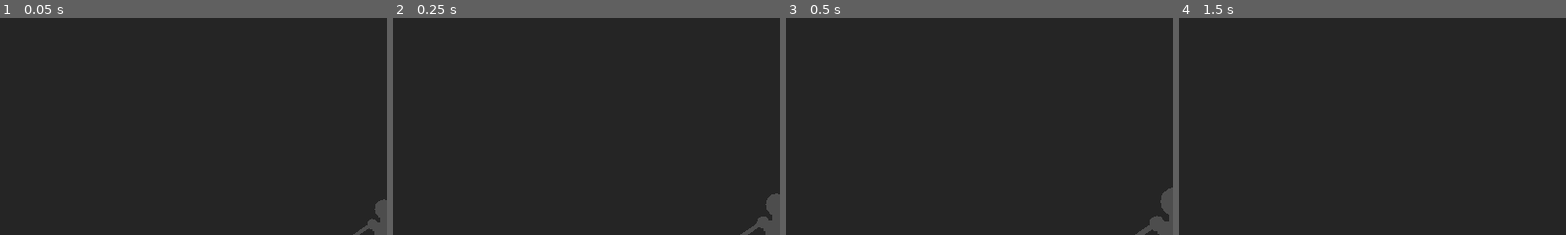
Above: before the commit, frames 1-4 (left to right).
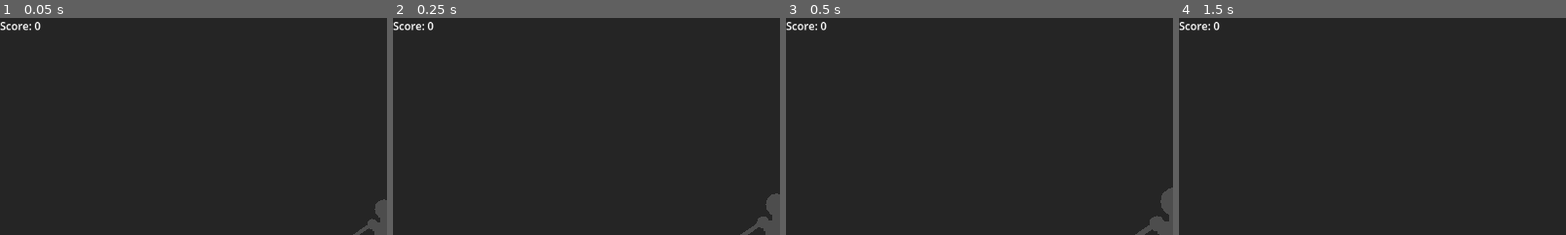
Above: after the commit, the same moments.

Repository: PrestonBrown1/3D-Game
Game: Godot game, scene res://game.tscn
The game is run twice, just before and just after one commit, with the same random seed, the same clock (stepped at 60 frames per second) and the same inputs.
Inputs (mouse positions are % of the whole screen's width and height, from its top left):
- Up to frame 1 (0.05 s): no input
- Up to frame 2 (0.25 s): no input
- Up to frame 3 (0.5 s): no input
- Up to frame 4 (1.5 s): move the mouse to (55, 50) at 0.52 s; hold W (Forward) from 0.53 s (still down); tap Space (Jump) at 0.77 s; tap Enter at 1.25 s; move the mouse to (45, 50) at 1.27 s
The pictures show only the part of the screen within x 0-50%, y 0-50%; the shares and areas given below are measured in that part.

The runs differ from the first frame. In frame 1, 0.2% of the frame differs, in the area x 0-11%, y 1-6%; in frame 2, 0.2%; in frame 3, 0.2%; in frame 4, 0.2%.

Commit message:
Adding HUD

Diff:
--- a/game.tscn
+++ b/game.tscn
@@ -1,11 +1,14 @@
-[gd_scene load_steps=4 format=3 uid="uid://bk0sd41d7jjch"]
+[gd_scene load_steps=5 format=3 uid="uid://bk0sd41d7jjch"]
 
 [ext_resource type="PackedScene" uid="uid://bbjroveyyxi1a" path="res://Player/player.tscn" id="1_efxd8"]
 [ext_resource type="PackedScene" uid="uid://cmeqt2d1lnsl5" path="res://Levels/level_1.tscn" id="2_jwf7o"]
+[ext_resource type="PackedScene" uid="uid://2fjf4devggx2" path="res://hud.tscn" id="3_62wf8"]
 
 [sub_resource type="Environment" id="Environment_pdvut"]
 
 [node name="Game" type="Node3D"]
+
+[node name="HUD" parent="." instance=ExtResource("3_62wf8")]
 
 [node name="WorldEnvironment" type="WorldEnvironment" parent="."]
 environment = SubResource("Environment_pdvut")
--- /dev/null
+++ b/global.gd
@@ -0,0 +1,11 @@
+extends Node
+var score
+
+# Called when the node enters the scene tree for the first time.
+func _ready():
+	score = 0
+
+
+# Called every frame. 'delta' is the elapsed time since the previous frame.
+func _process(delta):
+	pass
--- /dev/null
+++ b/hud.gd
@@ -0,0 +1,11 @@
+extends Control
+
+var score
+var global
+
+func _ready():
+	score = 0
+	global = get_node("/root/Global")
+
+func _physics_process(delta):
+	$Score.text = "Score: " + str(global.score)
--- /dev/null
+++ b/hud.tscn
@@ -0,0 +1,19 @@
+[gd_scene load_steps=2 format=3 uid="uid://2fjf4devggx2"]
+
+[ext_resource type="Script" path="res://hud.gd" id="1_tkbk1"]
+
+[node name="HUD" type="Control"]
+layout_mode = 3
+anchors_preset = 15
+anchor_right = 1.0
+anchor_bottom = 1.0
+grow_horizontal = 2
+grow_vertical = 2
+mouse_filter = 1
+script = ExtResource("1_tkbk1")
+
+[node name="Score" type="Label" parent="."]
+layout_mode = 0
+offset_right = 40.0
+offset_bottom = 23.0
+text = "Score: 0"
--- a/project.godot
+++ b/project.godot
@@ -14,6 +14,10 @@
 run/main_scene="res://game.tscn"
 config/features=PackedStringArray("4.1", "Forward Plus")
 config/icon="res://icon.svg"
+
+[autoload]
+
+Global="*res://global.gd"
 
 [input]
 
